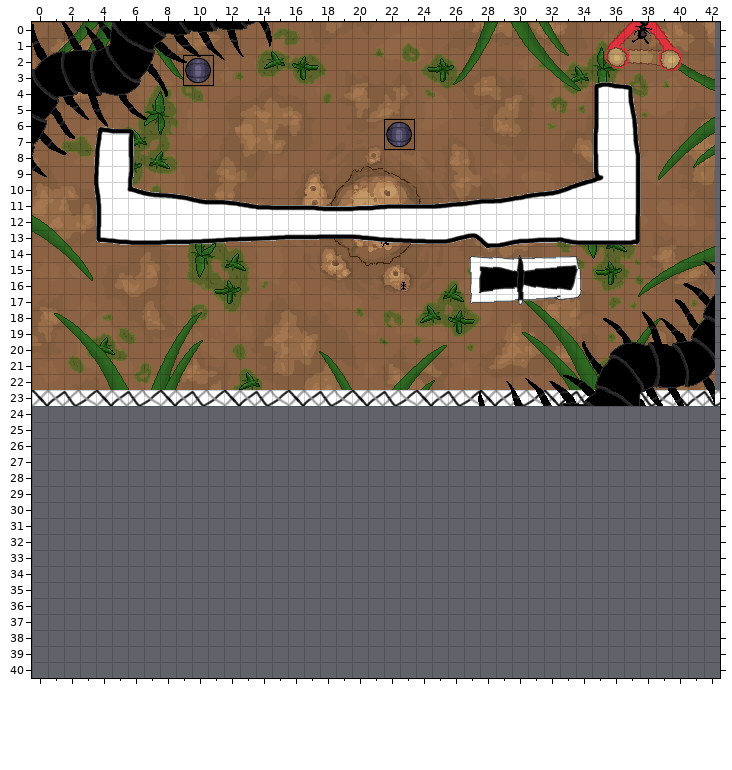
Two states of a Tiled map, TiledPhysics/bin/Debug/maps/Main menu.tmx. The first picture shows the starting point.
Cells are 16x16 px. Shown: x 0..42, y 0..40.
New version:
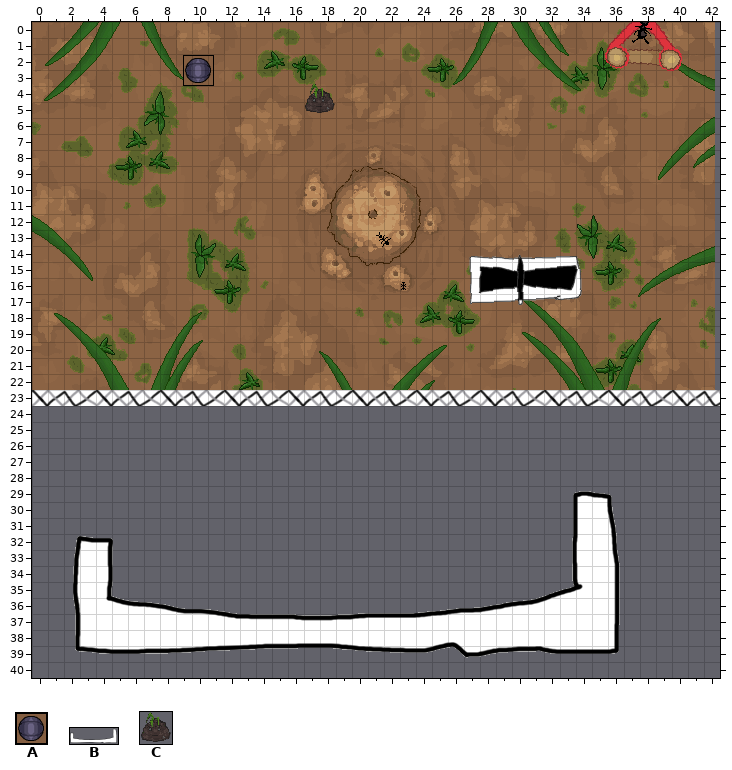
Key: from "UI_Tiles": A 1; from "WorldCollider": B 0; from "dirtboy_concept_art": C 0.
Objects are placed by their top-left corner, in cells (3,4 is the top-left corner of cell 3,4); size is 1x1 cell unless given.
Author's note on the commit: Added arbitrary collider tiled support
What changed:
layer "Image Layer 2" removed
Layer "Buttons":
changed: A "Player" at 22,6.1 size 1.9x1.9 -> C "Player" at 17,3.8 size 2x2
Layer "WorldColliders":
changed: B "Objects.ColliderObject" at 3.7,3.2 size 35.2x11.5 -> B "Objects.ColliderObject" at 2.4,28.8 size 35.2x11.5
